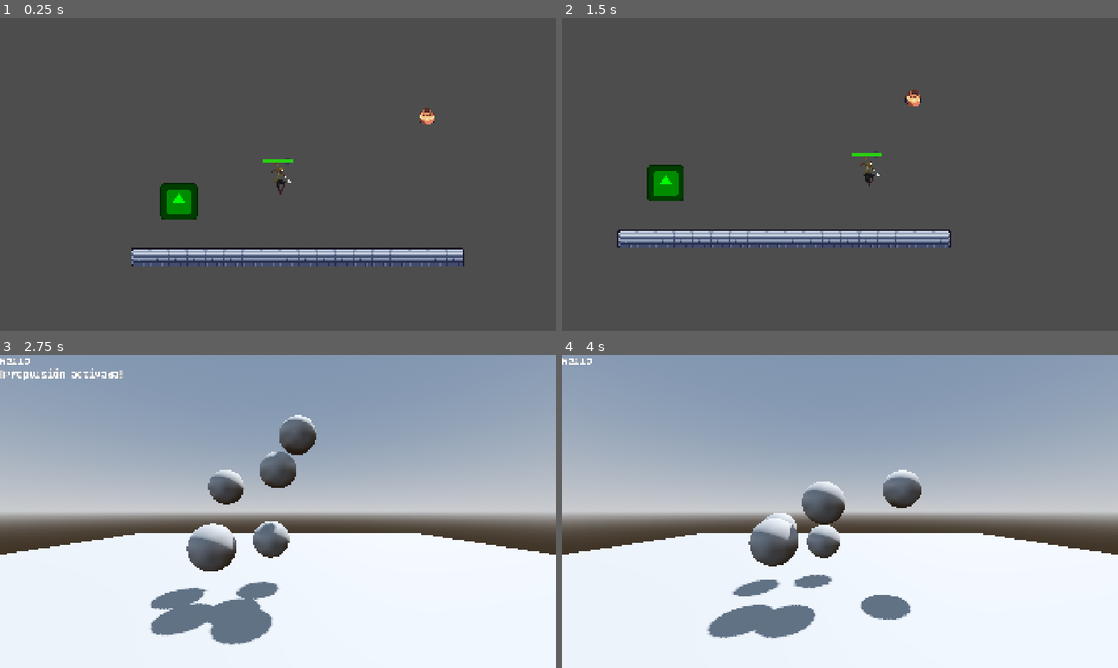
Above: before the commit, frames 1-4 (two rows, left to right).
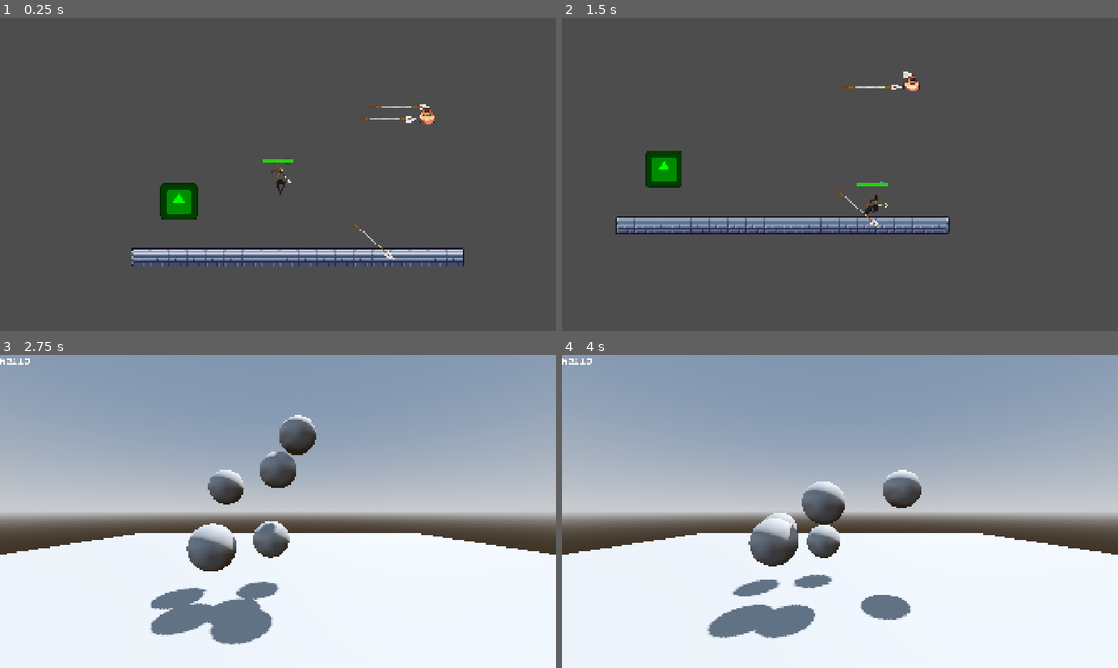
Above: after the commit, the same moments.

Repository: LastMarraketa/ChargerFeat
Game: Godot game, scene res://main.tscn
The game is run twice, just before and just after one commit, with the same random seed, the same clock (stepped at 60 frames per second) and the same inputs. This scene is started directly instead of the project's main scene. The engine's default icon, where the game draws it, is replaced by a stand-in: a white triangle on a blue panel in a dark square.
Inputs (mouse positions are in pixels of both pictures, inside the frame that each line leads up to):
- Up to frame 1 (0.25 s): no input
- Up to frame 2 (1.5 s): move the mouse to (962, 158) at 0.52 s; press the mouse at (962, 158) at 0.53 s; hold D (move_right) from 0.53 s (still down); tap Space (jump) at 0.77 s; move the mouse to (728, 190) at 1.27 s; release the mouse at (728, 190) at 1.28 s; tap T (move_toward) at 1.35 s
- Up to frame 3 (2.75 s): tap Space (jump) at 1.52 s; move the mouse to (333, 442) at 2.02 s; release D (move_right) at 2.03 s; hold A (move_left) from 2.03 s (still down); tap N (next_level) at 2.1 s
- Up to frame 4 (4 s): move the mouse to (812, 574) at 2.77 s; release A (move_left) at 2.78 s; hold D (move_right) from 2.78 s (still down); right-click (812, 574) at 2.85 s; click (812, 574) at 2.92 s; tap Space (jump) at 3.02, 3.77 s; move the mouse to (1006, 558) at 3.52 s; hold F (test) from 3.53 s (still down)

The runs differ from the first frame. In frame 1, 0.2% of the frame differs, in the area x 62-78%, y 27-78%; in frame 2, 7.5%, in the area x 9-70%, y 17-74%; in frame 3, 0.3%; in frame 4, nothing differs.

Commit message:
Merge branch 'demo' of https://github.com/LastMarraketa/HITO-1 into demo

Diff:
--- a/player/bullet.tscn
+++ b/player/bullet.tscn
@@ -53,4 +53,4 @@
 [node name="Sprite2D2" type="Sprite2D" parent="Marker2D" unique_id=788930504]
 self_modulate = Color(0.57254905, 0.57254905, 0, 0.5921569)
 scale = Vector2(-0.12, 1)
-texture = ExtResource("3_boyjm")
+texture = ExtResource("2_j40gx")
